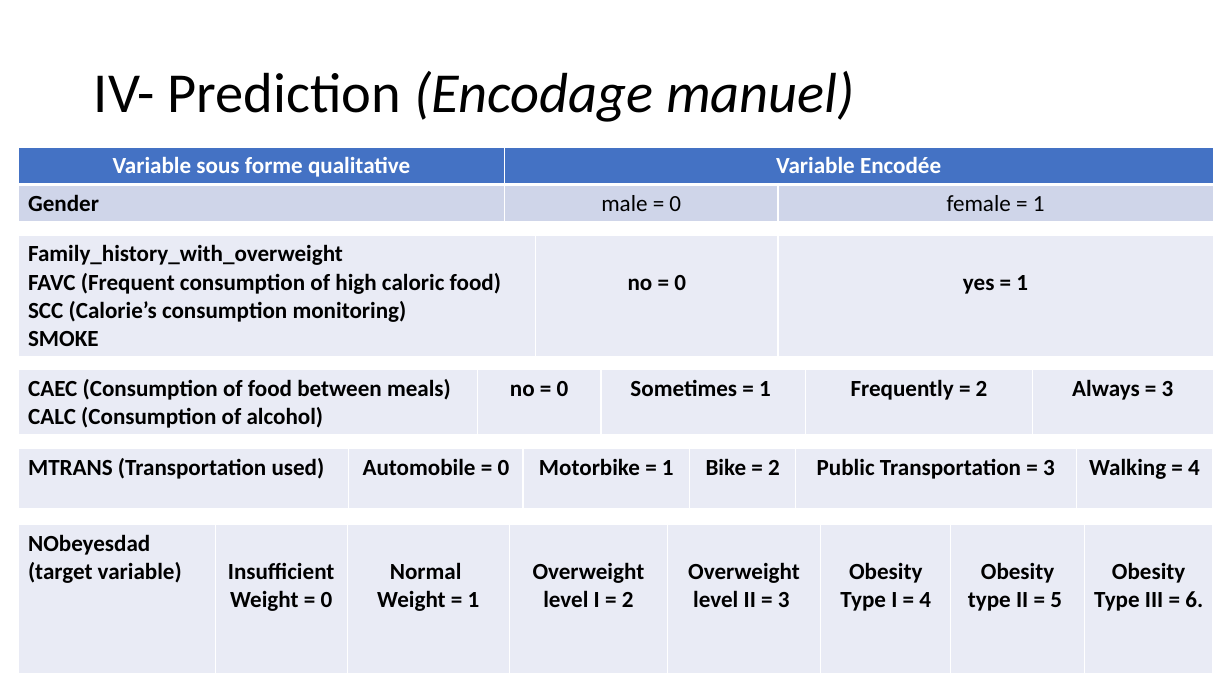
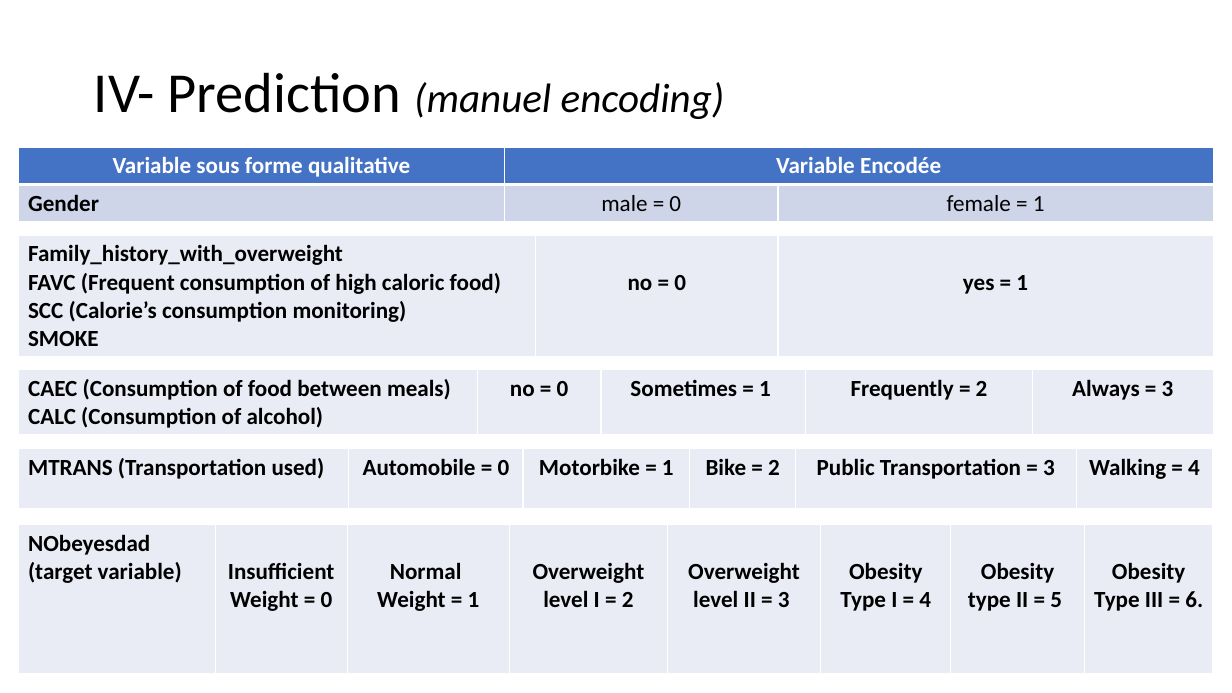
Before and after one commit to Leodespt/Projet_Python, a slide deck: slide 13 of Presentation_Python.pptx. Drawn at 1232x693 pixels with LibreOffice and Linux fonts; fonts in the diff are those of the drawing. Boxes give left, top, right and bottom in pixels: in the first picture for what was removed or moved away, otherwise in the second. Text is boxed around its words. In the diff, an @@ line names an element or a change of style, - is before the commit and + after.

Commit message:
ppt

```diff
--- a/Presentation_Python.pptx
+++ b/Presentation_Python.pptx
@@ text at bbox=[94, 72, 725, 119]: text changed; size 44 to 32 pt @@
-IV- Prediction (Encodage manuel)
+IV- Prediction (manuel encoding)
```
Also in this commit, not shown: 1 slide added.
